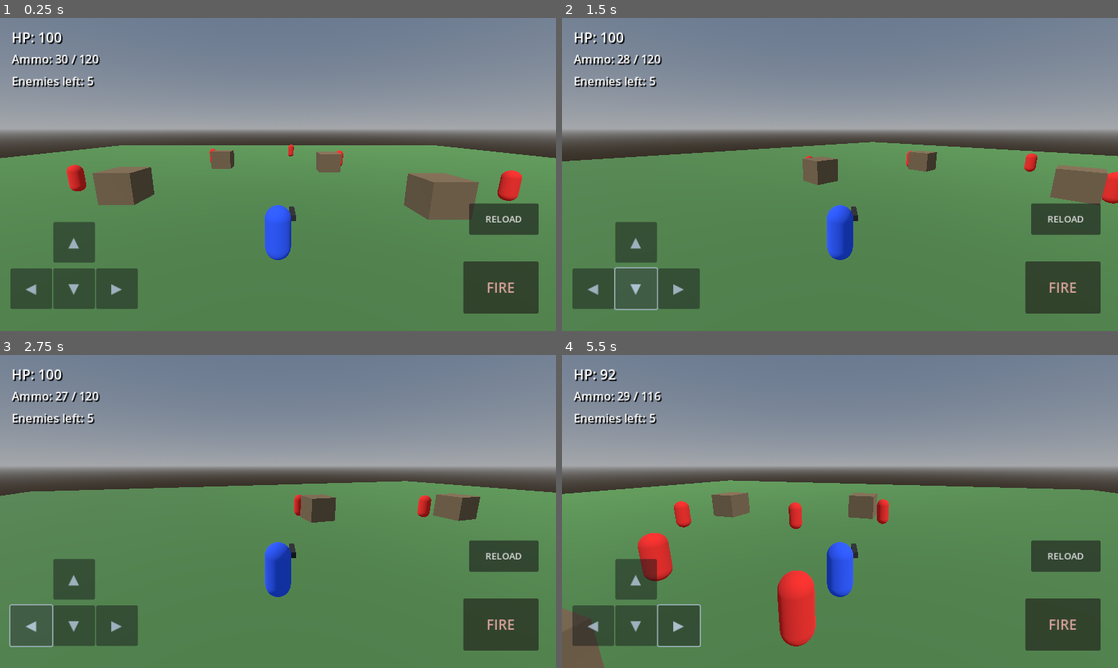
Above: before the commit, frames 1-4 (two rows, left to right).
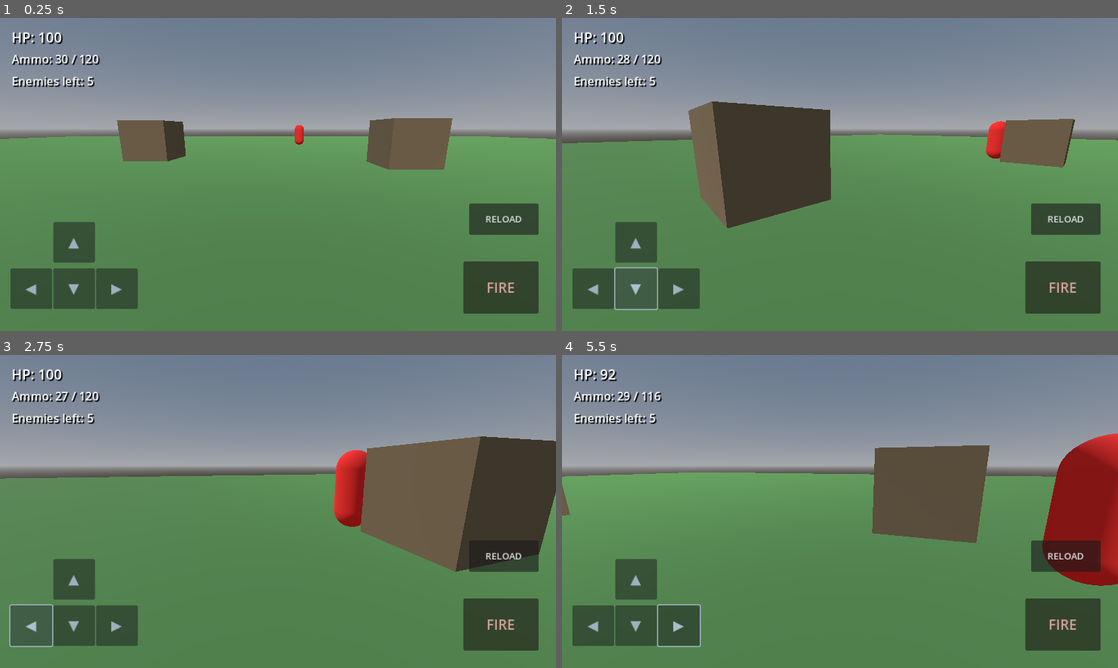
Above: after the commit, the same moments.

Repository: towhedmonir36-tech/Free-fire
Game: Godot game, scene res://Main.tscn
Two runs of this game, one before a commit and one after it. Both use one fixed random seed, a clock stepped at 60 frames per second and the inputs below.
Inputs (mouse positions are in pixels of both pictures, inside the frame that each line leads up to):
- Up to frame 1 (0.25 s): no input
- Up to frame 2 (1.5 s): click "▲" at 0.5 s; click "▼" at 1.25 s
- Up to frame 3 (2.75 s): click "◀" at 2 s
- Up to frame 4 (5.5 s): click "▶" at 2.75 s; move the mouse to (962, 495) at 3.52 s; hold D 3.53-4.28 s; hold R 3.53-4.28 s; click (962, 495) at 3.67 s; move the mouse to (728, 527) at 4.27 s; hold S 4.28-5.03 s; tap R at 4.35 s; click (728, 527) at 4.42 s; move the mouse to (895, 442) at 5.02 s; hold D from 5.03 s (still down); hold R from 5.03 s (still down); click (895, 442) at 5.17 s

The runs differ from the first frame. In frame 1, 11% of the frame differs, in the area x 0-100%, y 32-78%; in frame 2, 14%; in frame 3, 16%; in frame 4, 18%, in the area x 0-100%, y 25-100%.

Commit message:
Fix mobile prototype input and camera setup

Diff:
--- a/godot-game/Player.gd
+++ b/godot-game/Player.gd
@@ -52,12 +52,14 @@
     spring.name = "CameraArm"
     spring.spring_length = 6.5
     spring.position = Vector3(0, 2.8, 0)
-    spring.rotation_degrees.x = -12.0
+    spring.rotation_degrees.x = 12.0
+    spring.rotation_degrees.y = 180.0
     add_child(spring)
 
     camera = Camera3D.new()
     camera.current = true
     camera.fov = 72.0
+    camera.rotation_degrees.y = 180.0
     spring.add_child(camera)
 
     var gun := MeshInstance3D.new()
@@ -118,9 +120,9 @@
         var target_yaw := atan2(-direction.x, -direction.z)
         rotation.y = lerp_angle(rotation.y, target_yaw, minf(1.0, delta * 8.0))
 
-    if Input.is_action_just_pressed("fire") or Input.is_mouse_button_pressed(MOUSE_BUTTON_LEFT):
+    if Input.is_mouse_button_pressed(MOUSE_BUTTON_LEFT):
         fire()
-    if Input.is_action_just_pressed("reload") or Input.is_key_pressed(KEY_R):
+    if Input.is_key_pressed(KEY_R):
         start_reload()
 
 func fire() -> void:
